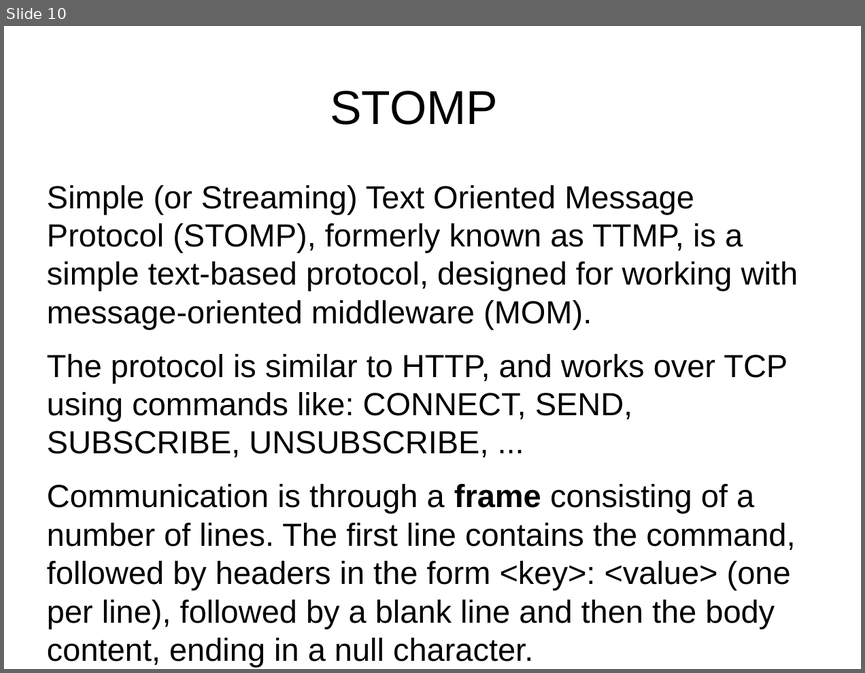
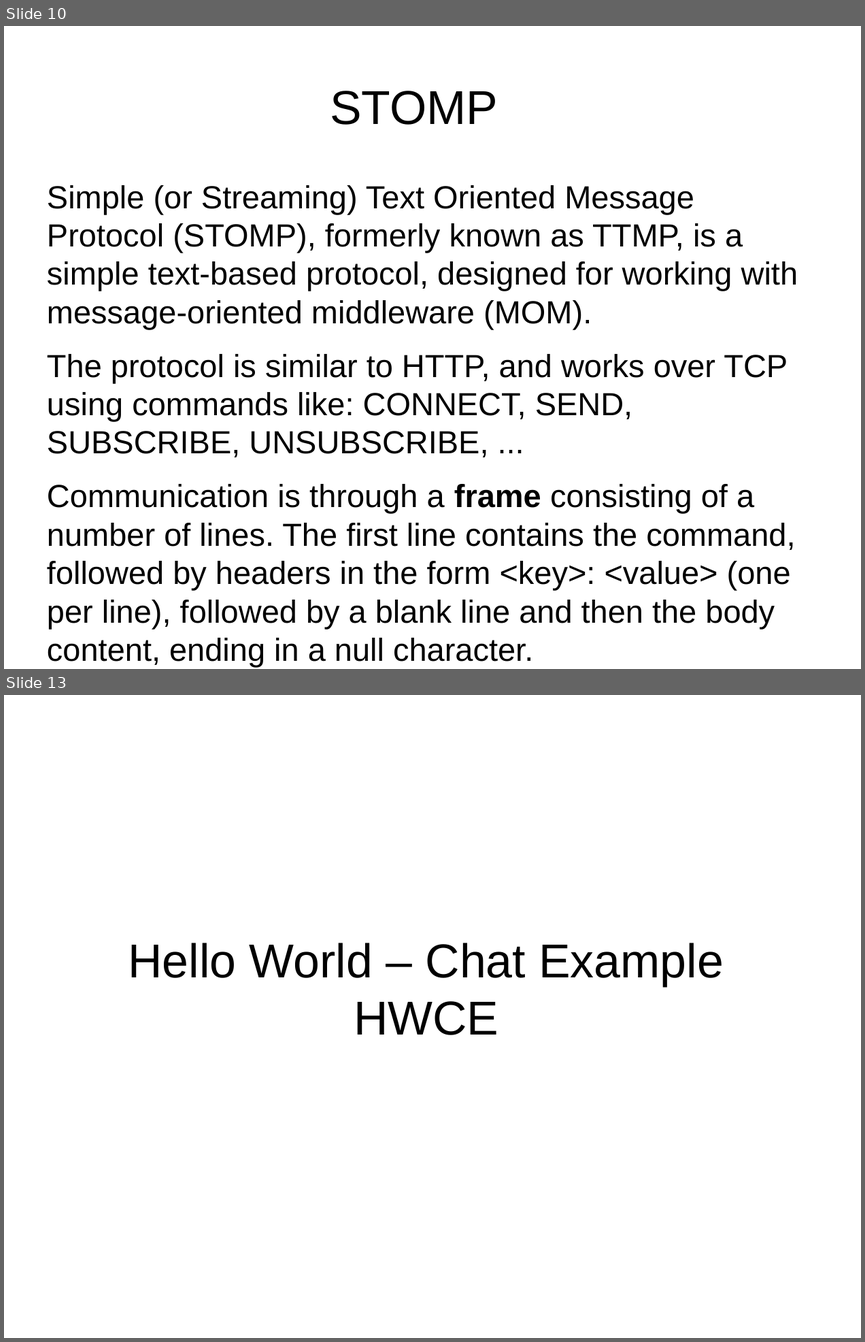
Before and after one commit to Tinvention/Training-websocket-with-spring, a slide deck: websocket-with-spring.odp. Shown one above the other, each under a label of ours: slide 10 before the commit, slides 10 and 13 after it; the slides between them are not shown. The pictures are 865x673 and 865x1342 pixels, drawn with LibreOffice and Linux fonts; fonts in the diff are those of the drawing; background and template pictures are left out. Boxes give left, top, right and bottom in pixels: in the first picture for what was removed or moved away, otherwise in the second. Text is boxed around its words. In the diff, an @@ line names an element or a change of style, - is before the commit and + after.

```diff
--- a/websocket-with-spring.odp
+++ b/websocket-with-spring.odp
@@ slide 13 added at [4, 695, 861, 1338], background #FFFFFF @@
@@ title added at [128, 943, 723, 1035], 44 pt, text #000000 @@
+Hello World – Chat Example
+HWCE
```
Also in this commit, not shown: 3 slides changed, 8 other slides added, 3 slides removed, 4 other files.
